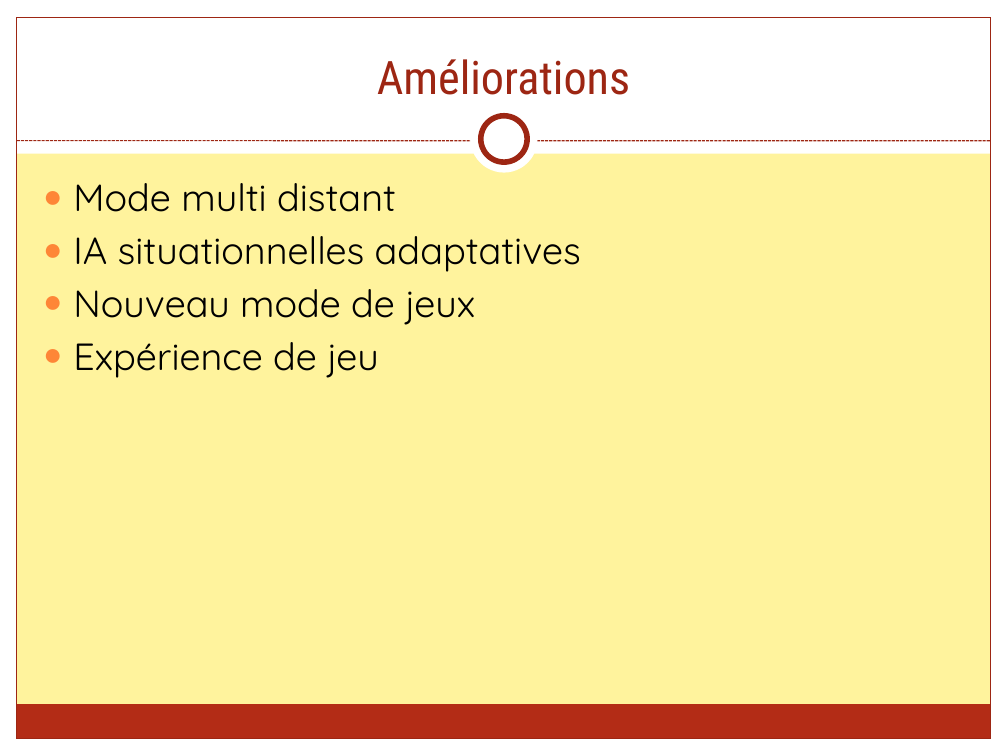
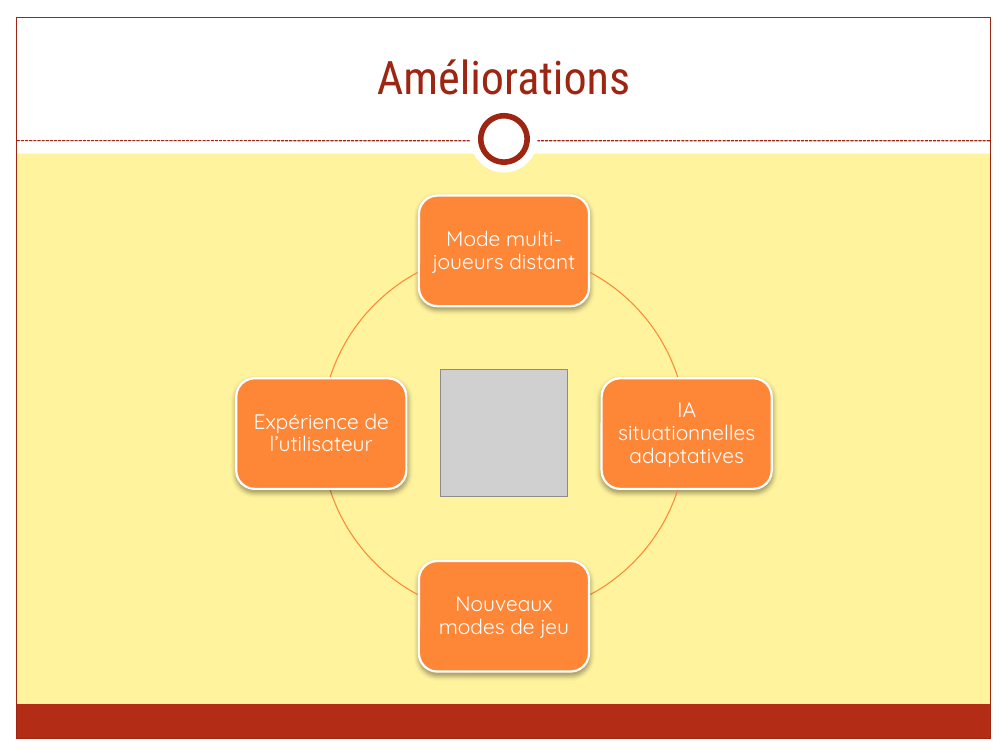
Before and after one commit to FieryWeasel/Picarete, a slide deck: slide 17 of SOURCES/RAPPORTS/Picarete - Presentation.pptx (slide 13 before the commit). Drawn at 1008x756 pixels with LibreOffice and Linux fonts; fonts in the diff are those of the drawing; grey boxes stand for pictures. Boxes give left, top, right and bottom in pixels: in the first picture for what was removed or moved away, otherwise in the second. Text is boxed around its words. In the diff, an @@ line names an element or a change of style, - is before the commit and + after.

```diff
--- a/SOURCES/RAPPORTS/Picarete - Presentation.pptx
+++ b/SOURCES/RAPPORTS/Picarete - Presentation.pptx
@@ text removed at [73, 183, 581, 378] @@
-● Mode multi distant
-● IA situationnelles adaptatives
-● Nouveau mode de jeux
-● Expérience de jeu
@@ group added at [236, 196, 772, 672]: 4 rounded rectangles, 4 texts, 4 freeform shapes @@
+Mode multi-joueurs distant
+IA situationnelles adaptatives
+Nouveaux modes de jeu
+Expérience de l’utilisateur
@@ picture added at [440, 370, 568, 497] @@
```
Also in this commit, not shown: 9 other slides changed, 5 slides added, 1 slide removed, 17 other files.
